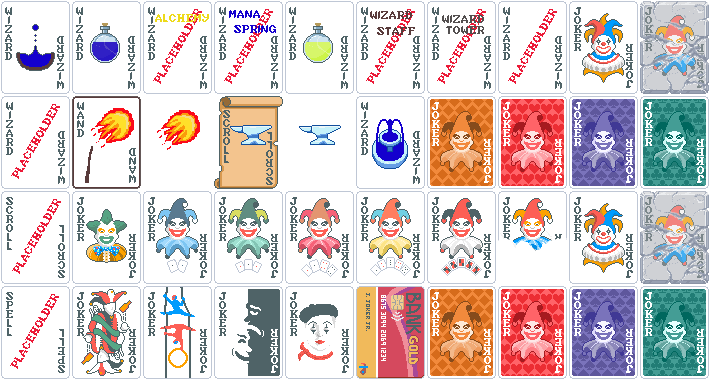
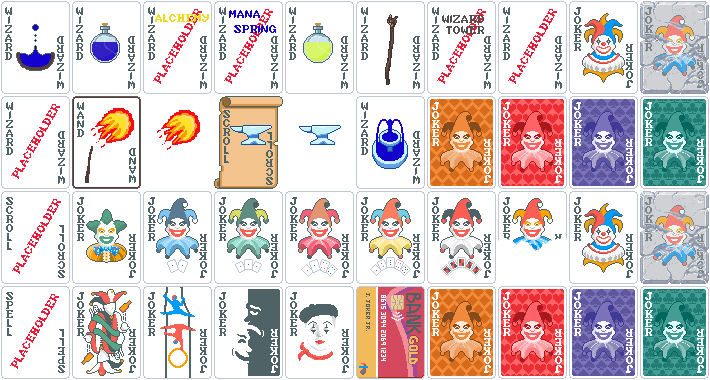
Comparing the layer stacks of the two 710 × 380 images. Changes:
showed group "Reference/Unused pieces" (5 layers) over (73, 9, 415, 188)
painted on "Wand" over (73, 97, 140, 188)
added group "Wizard Staff" with 3 layers above "Fountain of Mana" over (366, 9, 415, 85)
added layer "Wizard text #4" in group "Wizard Staff" over (366, 9, 415, 85)
added layer "Wizard Staff art" in group "Wizard Staff" over (385, 14, 398, 85)
added layer "FoM card back #1" in group "Wizard Staff" over (366, 9, 415, 85)
